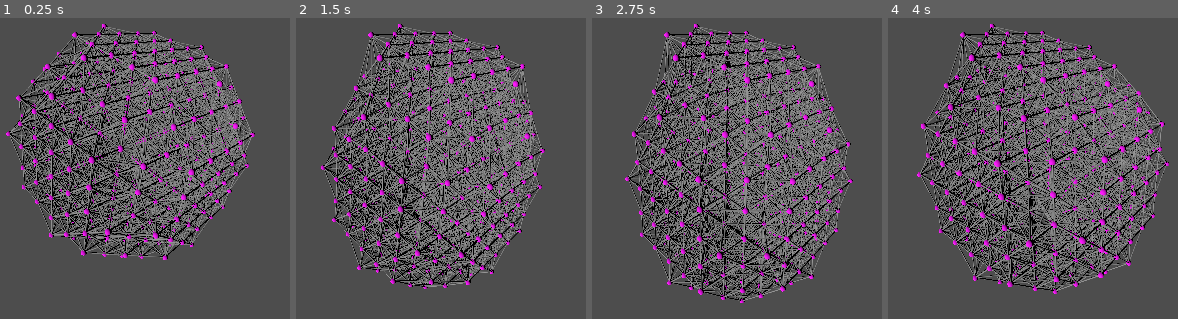
Above: before the commit, frames 1-4 (left to right).
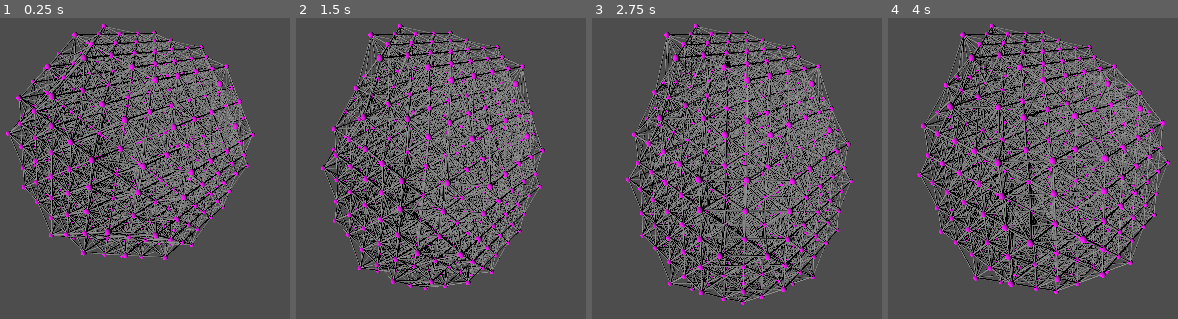
Above: after the commit, the same moments.

Repository: ilyabelow/sphere_of_springs
Game: Godot game, scene res://world.tscn
Same seed, same stepped clock (60 frames per second), same inputs: the game is played once before the commit and once after it.
Inputs:
- Up to frame 1 (0.25 s): no input
- Up to frame 2 (1.5 s): no input
- Up to frame 3 (2.75 s): no input
- Up to frame 4 (4 s): no input

The runs differ from the first frame. In frame 1, 0.9% of the frame differs, in the area x 2-87%, y 6-80%; in frame 2, 9.6%; in frame 3, 22%; in frame 4, 27%, in the area x 10-98%, y 6-92%.

Commit message:
changed friction

Diff:
--- a/Mass.gd
+++ b/Mass.gd
@@ -4,7 +4,7 @@
 
 
 var mass: float = 0.2
-var friction_coef: float = 0.01
+var friction_coef: float = 0.05
 var inf_mass: bool = false
 
 var velocity: Vector3
@@ -23,7 +23,7 @@
 	position += velocity * delta
 
 func apply_friction() -> void:
-	var friction := -friction_coef*velocity*velocity.length()
+	var friction := -friction_coef*velocity
 	force += friction
 
 func apply_gravity(gravity: Vector3) -> void:
